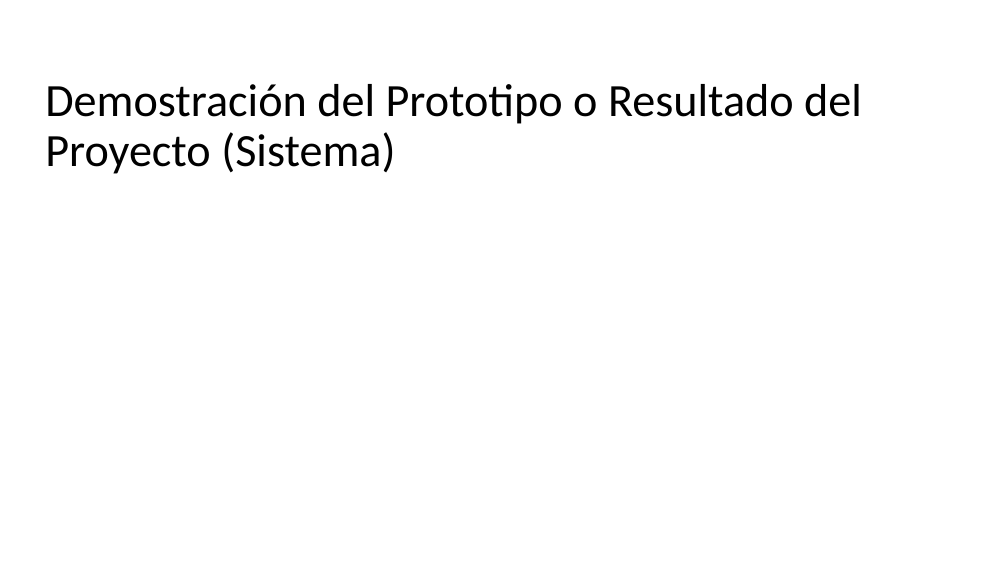
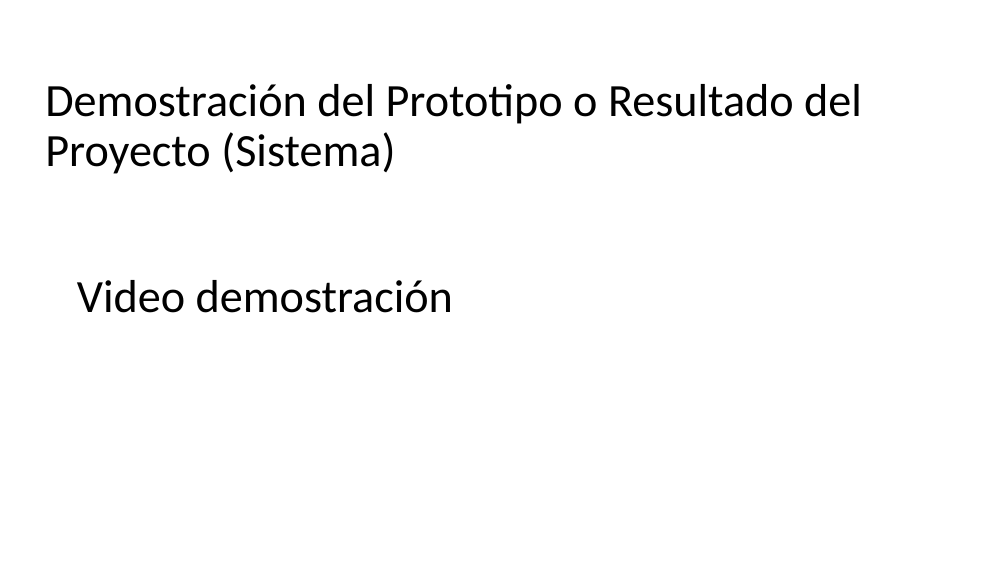
Before and after one commit to CodeFixService/Capstone, a slide deck: slide 26 of fase3/Documentacion Asignatura PTY4614/Estructura Presentación Final-Capstone.pptx (slide 19 before the commit). Drawn at 1008x567 pixels with LibreOffice and Linux fonts; fonts in the diff are those of the drawing; background and template pictures are left out. Boxes give left, top, right and bottom in pixels: in the first picture for what was removed or moved away, otherwise in the second. Text is boxed around its words. In the diff, an @@ line names an element or a change of style, - is before the commit and + after.

```diff
--- a/fase3/Documentacion Asignatura PTY4614/Estructura Presentación Final-Capstone.pptx
+++ b/fase3/Documentacion Asignatura PTY4614/Estructura Presentación Final-Capstone.pptx
@@ text added at (x1=77, y1=280, x2=453, y2=313), 44 pt, text #000000 @@
+Video demostración
```
Also in this commit, not shown: 8 other slides changed, 7 slides added.
